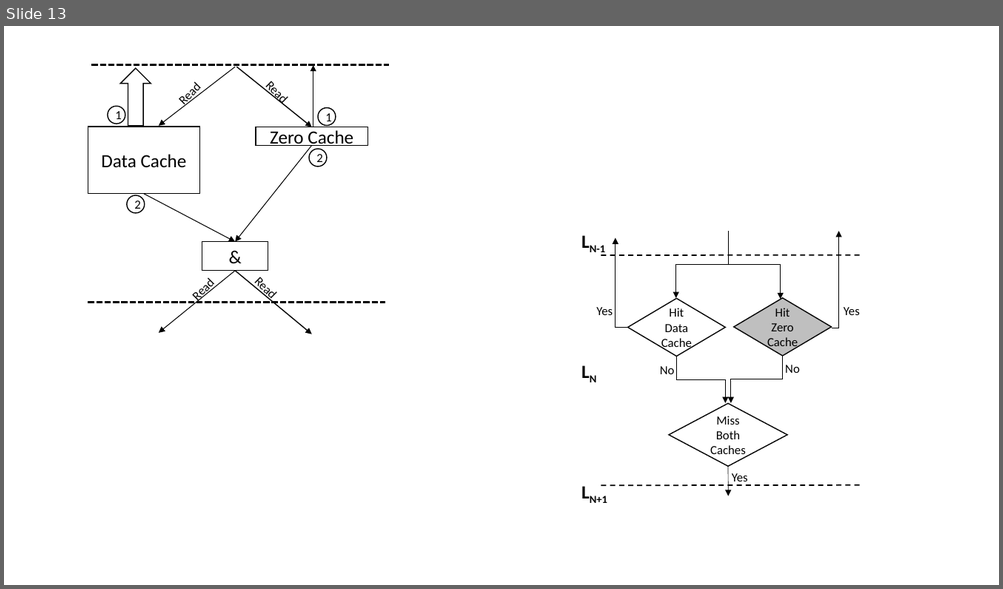
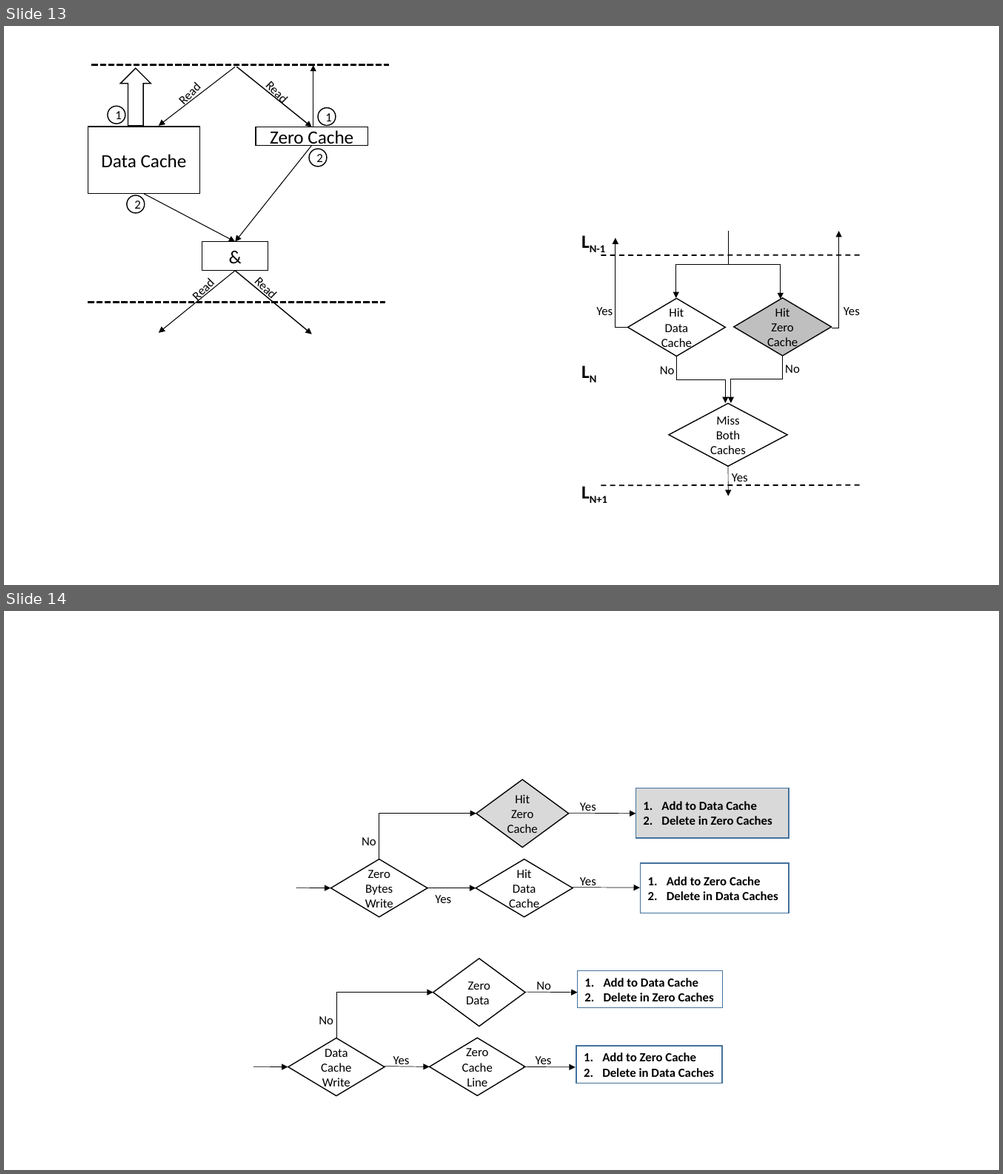
Before and after one commit to hoangt/sc-dnn, a slide deck: Figures/Figures.pptx. Shown one above the other, each under a label of ours: slide 13 before the commit, slides 13 and 14 after it. The pictures are 1003x589 and 1003x1174 pixels, drawn with LibreOffice and Linux fonts; fonts in the diff are those of the drawing. Boxes give left, top, right and bottom in pixels: in the first picture for what was removed or moved away, otherwise in the second. Text is boxed around its words. In the diff, an @@ line names an element or a change of style, - is before the commit and + after.

Commit message:
Finish first pass of cache optimizations

```diff
--- a/Figures/Figures.pptx
+++ b/Figures/Figures.pptx
@@ slide 14 added at (4,611,999,1170), background #FFFFFF @@
@@ group added at (296,780,789,917): 4 arrows, 4 texts, 3 diamonds, 2 rectangles, 1 elbow arrow @@
+Zero Bytes
+Write
+Hit Zero Cache
+Hit Data Cache
+No
+Yes
+Yes
+Yes
+1. Add to Data Cache
+2. Delete in Zero Caches
+1. Add to Zero Cache
+2. Delete in Data Caches
@@ group added at (253,959,722,1096): 4 arrows, 4 texts, 3 diamonds, 2 rectangles, 1 elbow arrow @@
+Data
+Cache
+Write
+Zero Data
+Zero Cache
+Line
+No
+Yes
+No
+Yes
+1. Add to Data Cache
+2. Delete in Zero Caches
+1. Add to Zero Cache
+2. Delete in Data Caches
```
Also in this commit, not shown: 6 other files.
